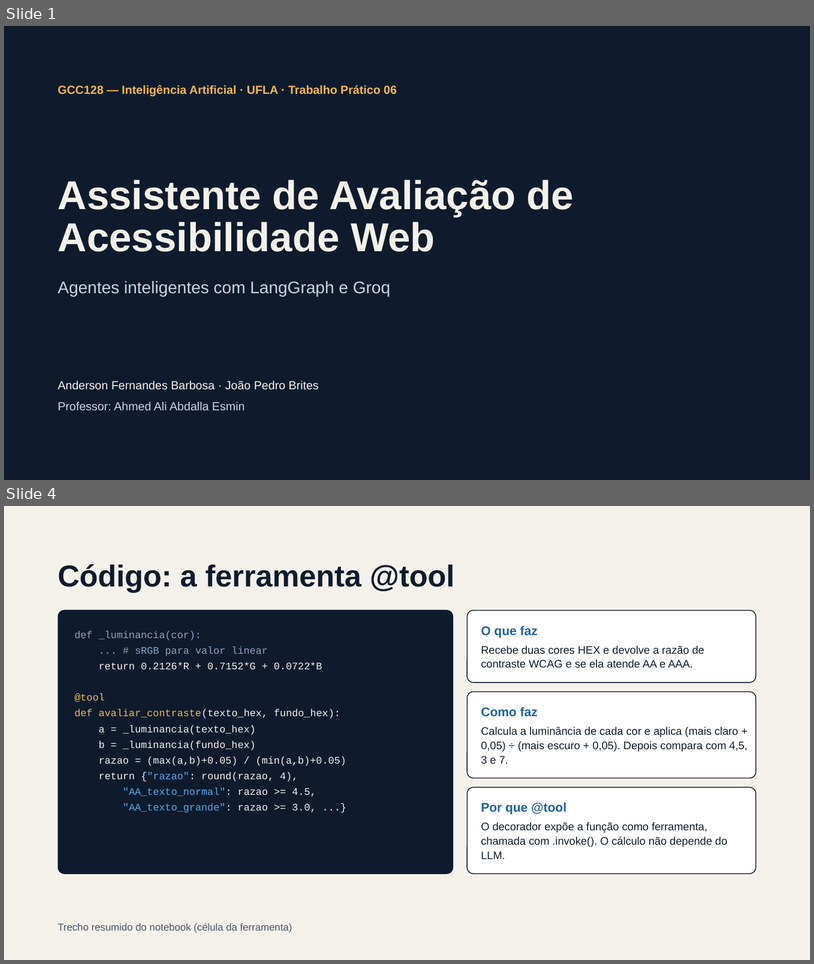
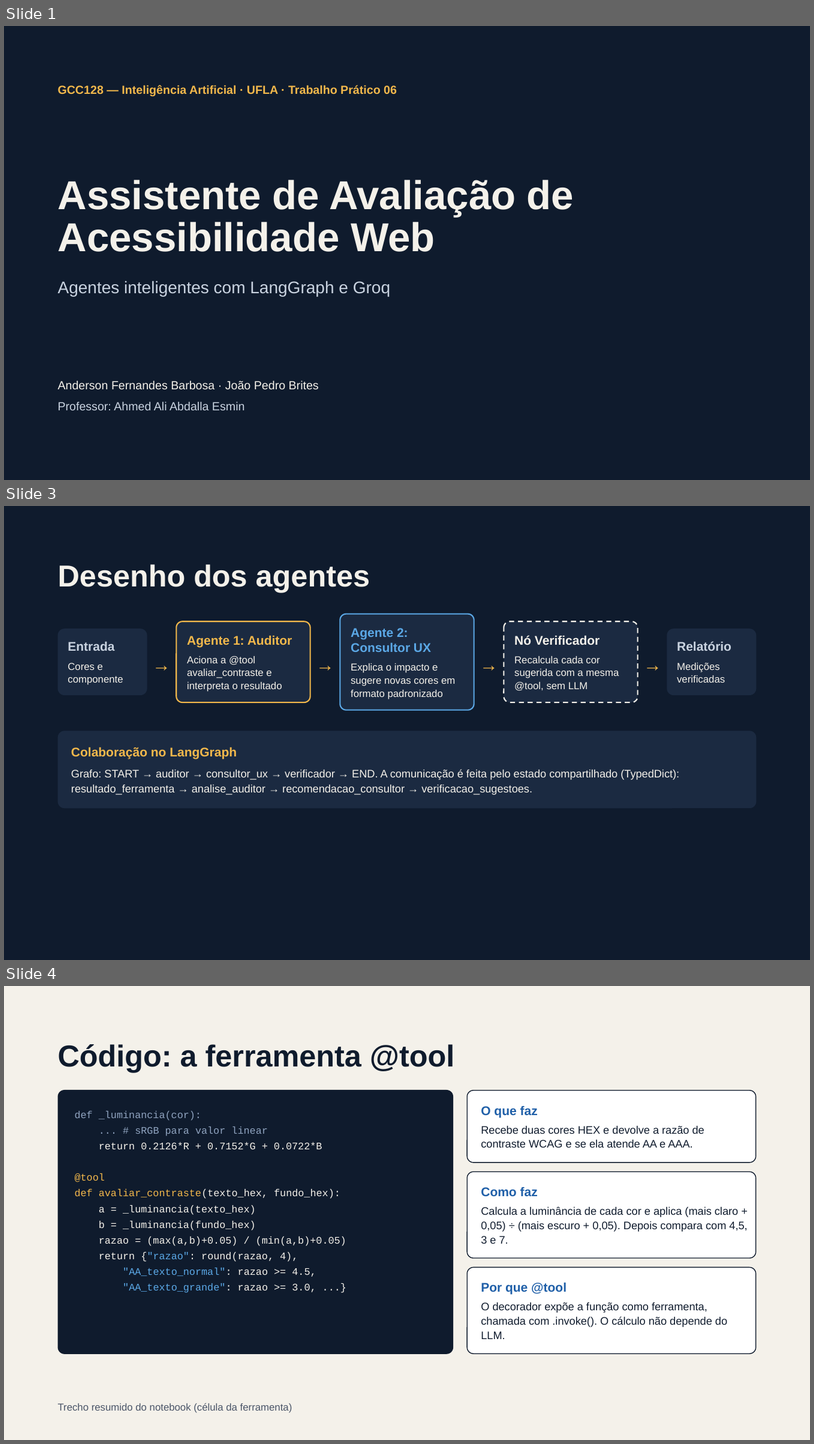
Before and after one commit to Fernanderson123/Trabalho-Pr-tico-06---Agentes-Inteligentes, a slide deck: TP06 — Assistente de Acessibilidade.pptx. Shown one above the other, each under a label of ours: slides 1 and 4 before the commit, slides 1, 3 and 4 after it; the slides between them are not shown. The pictures are 814x964 and 814x1444 pixels, drawn with LibreOffice and Linux fonts; fonts in the diff are those of the drawing. Boxes give left, top, right and bottom in pixels: in the first picture for what was removed or moved away, otherwise in the second. Text is boxed around its words. In the diff, an @@ line names an element or a change of style, - is before the commit and + after.

```diff
--- a/TP06 — Assistente de Acessibilidade.pptx
+++ b/TP06 — Assistente de Acessibilidade.pptx
@@ slide 3 added at box(4, 506, 810, 960), background #0F1B2D @@
@@ title added at box(58, 564, 370, 592), 36 pt, text #F4F1EA, bold @@
+Desenho dos agentes
@@ rounded rectangle added at box(341, 613, 474, 710), fill #1B2A41, outline #5BA8E6 1.5 pt @@
@@ rounded rectangle added at box(58, 629, 147, 696), fill #1B2A41 @@
@@ rounded rectangle added at box(176, 622, 311, 703), fill #1B2A41, outline #F2B84B 1.5 pt @@
@@ text added at box(351, 628, 431, 652), 15 pt, text #5BA8E6, bold @@
+Agente 2: Consultor UX
@@ rounded rectangle added at box(504, 622, 639, 703), fill #1B2A41, outline #F4F1EA 1.5 pt dashed @@
@@ rounded rectangle added at box(668, 629, 757, 696), fill #1B2A41 @@
@@ text added at box(68, 642, 114, 651), 15 pt, text #C9D3E0, bold @@
+Entrada
@@ text added at box(152, 649, 174, 676), 22 pt, text #F2B84B @@
+→
@@ text added at box(187, 635, 293, 647), 15 pt, text #F2B84B, bold @@
+Agente 1: Auditor
@@ text added at box(316, 649, 339, 676), 22 pt, text #F2B84B @@
+→
@@ text added at box(480, 649, 503, 676), 22 pt, text #F2B84B @@
+→
@@ text added at box(515, 635, 600, 645), 15 pt, text #F4F1EA, bold @@
+Nó Verificador
@@ text added at box(644, 649, 666, 676), 22 pt, text #F2B84B @@
+→
@@ text added at box(677, 641, 732, 651), 15 pt, text #C9D3E0, bold @@
+Relatório
@@ text added at box(68, 663, 123, 685), 12 pt, text #F4F1EA @@
+Cores e componente
@@ text added at box(187, 656, 282, 691), 12 pt, text #F4F1EA @@
+Aciona a @tool avaliar_contraste e interpreta o resultado
@@ text added at box(351, 663, 455, 699), 12 pt, text #F4F1EA @@
+Explica o impacto e sugere novas cores em formato padronizado
@@ text added at box(515, 656, 619, 691), 12 pt, text #F4F1EA @@
+Recalcula cada cor sugerida com a mesma @tool, sem LLM
@@ text added at box(677, 663, 725, 682), 12 pt, text #F4F1EA @@
+Medições verificadas
@@ rounded rectangle added at box(58, 730, 757, 808), fill #1B2A41 @@
@@ text added at box(71, 747, 237, 759), 15 pt, text #F2B84B, bold @@
+Colaboração no LangGraph
@@ text added at box(71, 769, 680, 795), 13 pt, text #F4F1EA @@
+Grafo: START → auditor → consultor_ux → verificador → END. A comunicação é feita pelo estado compartilhado (TypedDict): resultado_ferramenta → analise_auditor → recomendacao_consultor → verificacao_sugestoes.
```
Also in this commit, not shown: 3 slides changed, 2 other slides added, 1 slide removed.
